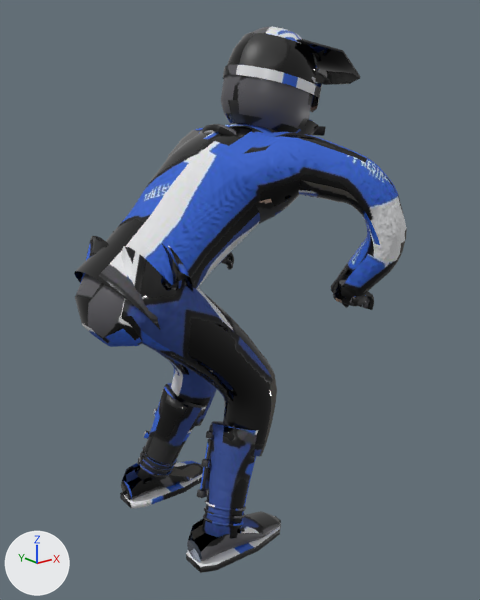
The glTF model public/models/rider-race.glb, before and after one commit.
The view is the same before and after, from a camera (50 mm lens) standing at (-0.506, -1.57, 1.367) and looking at (0.717, -0.04, 0.755). Every picture has the same lights, and +X, +Y and +Z are marked at lower left. The older version comes first. Vertices at exactly the same position are counted once.

In view in the first picture: 'rider'.
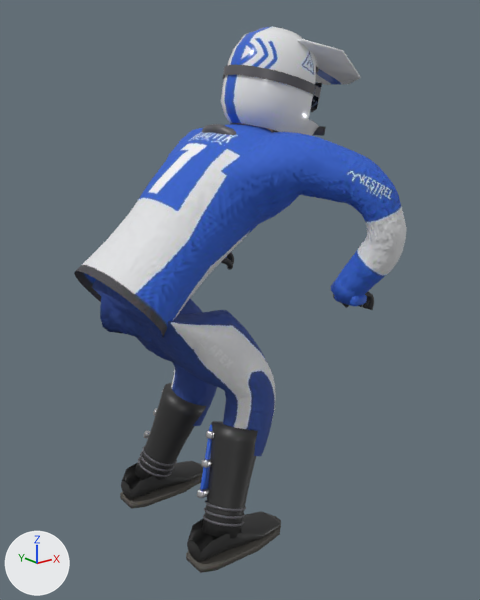
Pixel boxes [x1, y1, x2, y2] of what changed, in the pictures (480 x 600 px; the box of a moved part takes in the faces that stretch with it):
part 1 of me_rider, moved or reshaped: before [75, 231, 277, 423]; after [92, 279, 276, 423]
part 2 of me_rider, surface changed: [74, 27, 407, 573] in both

What changed in the scene script:
```text
Change me_rider:
    used by ob_rider; location = (0.0, 0.0, 0.0)
    remove me_rider.from_pydata(...)  # 5459 vertices, 10641 faces; spans x 0.22..1.15, y -0.47..0.47, z 0.03..1.55
    add me_rider.from_pydata(...)  # 5402 vertices, 10477 faces; spans x 0.23..1.15, y -0.47..0.47, z 0.03..1.55
    me_rider part 1: 122 vertices moved from x 0.47..0.77, y -0.21..0.21, z 0.43..0.76 to x 0.48..0.76, y -0.22..0.21, z 0.42..0.76; 716 vertices removed from x 0.22..0.76, y -0.22..0.22, z 0.43..1.0; 659 vertices added at x 0.27..0.76, y -0.22..0.22, z 0.42..0.96
    me_rider part 2: 8912 kept faces spanning x 0.23..1.15, y -0.47..0.47, z 0.03..1.55 get new texture (UV) coordinates
```
